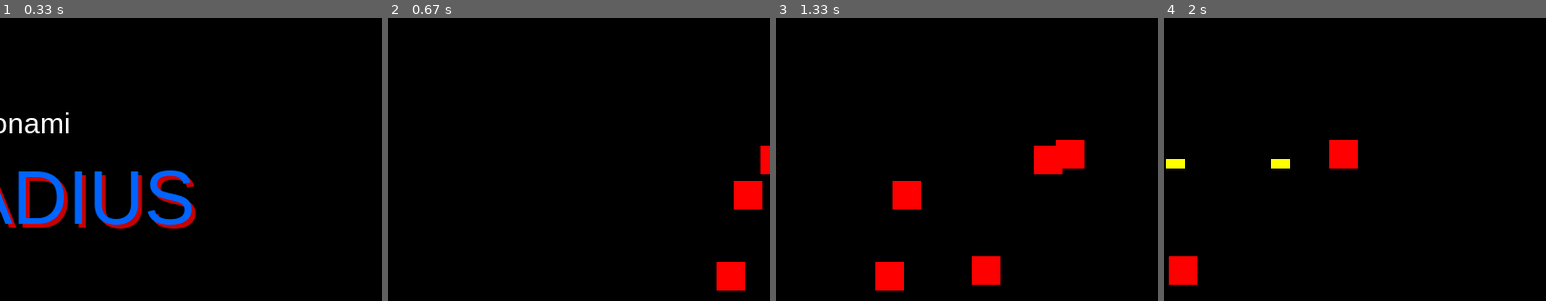
Above: before the commit, frames 1-4 (left to right).
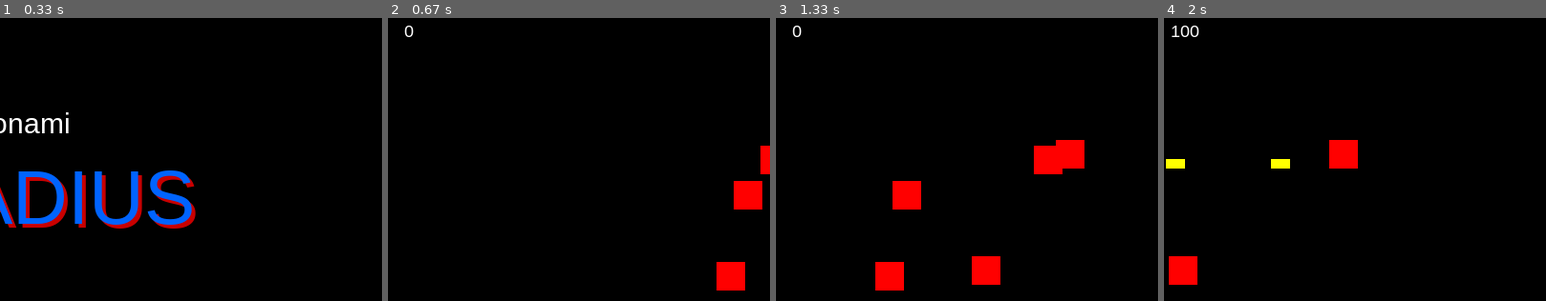
Above: after the commit, the same moments.

Repository: renk0n/Pygame-Playground
Game: pygame game, started from main.py
The game is run twice, just before and just after one commit, with the same random seed, the same clock (stepped at 60 frames per second) and the same inputs.
Inputs:
- Up to frame 1 (0.33 s): no input
- Up to frame 2 (0.67 s): tap Enter at 0.33 s
- Up to frame 3 (1.33 s): hold Up 0.67-1.13 s; hold Right from 1.17 s (still down); tap Space at 1.23 s
- Up to frame 4 (2 s): tap Space at 1.53, 1.73 s; release Right at 1.63 s; hold Left from 1.67 s (still down)
The pictures show only the part of the screen within x 47-97%, y 0-50%; the shares and areas given below are measured in that part.

Frame 1 is identical in both runs. In frame 2, less than 0.1% of the frame differs, in the area x 4-7%, y 2-7%; in frame 3, less than 0.1%; in frame 4, 0.2%, in the area x 2-10%, y 2-7%.

Commit message:
スコアの追加

Diff:
--- a/main.py
+++ b/main.py
@@ -2,6 +2,8 @@
 import sys
 from settings import *
 from sprites import Player, Enemy, Bullet
+
+# 文字描画関数
 
 
 def draw_text(screen, text, size, x, y, color=WHITE):
@@ -12,18 +14,14 @@
     text_rect.midtop = (x, y)
     screen.blit(text_surface, text_rect)
 
-# スタート画面関数（戻り値で選んだモードを返すように変更）
+# スタート画面
 
 
 def show_start_screen(screen):
-    # メニューの選択状態（0: 1P, 1: 2P）
     selected_index = 0
-
     waiting = True
     while waiting:
         screen.fill(BLACK)
-
-        # --- タイトル描画 ---
         draw_text(screen, "Konami", 30, WIDTH // 2, HEIGHT // 6, WHITE)
         draw_text(screen, "GRADIUS", 80, WIDTH //
                   2 + 4, HEIGHT // 4 + 4, (200, 0, 0))
@@ -34,8 +32,6 @@
         draw_text(screen, "HI  0050000", 25, WIDTH //
                   2, HEIGHT // 2 + 40, (255, 100, 100))
 
-        # --- メニュー項目描画 ---
-        # 選ばれている方は白、選ばれていない方は灰色にする演出
         color_1p = WHITE if selected_index == 0 else (100, 100, 100)
         color_2p = WHITE if selected_index == 1 else (100, 100, 100)
 
@@ -43,39 +39,24 @@
         draw_text(screen, "2 PLAYERS", 30, WIDTH //
                   2, HEIGHT * 3 / 4 + 40, color_2p)
 
-        # --- 矢印（カーソル）の描画 ---
-        # 基準となるY座標（1 PLAYERの横）
-        base_y = HEIGHT * 3 / 4 + 10
-        # 2 PLAYERなら 40px 下にずらす
-        cursor_y = base_y + (40 * selected_index)
-
+        cursor_y = (HEIGHT * 3 / 4 + 10) + (40 * selected_index)
         cursor_x = WIDTH // 2 - 100
-
-        # 三角形を描く
-        pygame.draw.polygon(screen, WHITE, [
-            (cursor_x, cursor_y),
-            (cursor_x, cursor_y + 20),
-            (cursor_x + 20, cursor_y + 10)
-        ])
+        pygame.draw.polygon(screen, WHITE, [(
+            cursor_x, cursor_y), (cursor_x, cursor_y + 20), (cursor_x + 20, cursor_y + 10)])
 
         pygame.display.flip()
 
-        # --- キー入力処理 ---
         for event in pygame.event.get():
             if event.type == pygame.QUIT:
                 pygame.quit()
                 sys.exit()
-
             if event.type == pygame.KEYDOWN:
-                # 上キーまたは下キーで選択を切り替え
                 if event.key == pygame.K_UP:
-                    selected_index = 0  # 1Pへ
+                    selected_index = 0
                 if event.key == pygame.K_DOWN:
-                    selected_index = 1  # 2Pへ
-
-                # 決定キー
+                    selected_index = 1
                 if event.key == pygame.K_SPACE or event.key == pygame.K_RETURN:
-                    return selected_index  # 選んだ番号（0か1）を返して終了
+                    return selected_index
 
 
 def main():
@@ -86,20 +67,17 @@
 
     game_running = True
     while game_running:
-        # スタート画面を表示し、プレイヤーの選択結果を受け取る
-        # mode は 0 (1P) か 1 (2P) になる
         mode = show_start_screen(screen)
 
-        # 現状はどちらを選んでも同じゲームが始まりますが
-        # ここで if mode == 1: などとすれば2Pモードへの分岐が可能です
-
-        # --- ゲーム本編の準備 ---
+        # --- ゲーム開始準備 ---
         all_sprites = pygame.sprite.Group()
         mobs = pygame.sprite.Group()
         bullets = pygame.sprite.Group()
-
         player = Player(all_sprites, bullets)
         all_sprites.add(player)
+
+        # ★スコア変数を初期化
+        score = 0
 
         def new_mob():
             m = Enemy()
@@ -109,7 +87,7 @@
         for i in range(8):
             new_mob()
 
-        # --- ゲームプレイ ---
+        # --- ゲーム本編ループ ---
         run_level = True
         while run_level:
             clock.tick(FPS)
@@ -124,16 +102,24 @@
 
             all_sprites.update()
 
+            # ★敵と弾の衝突判定
             hits = pygame.sprite.groupcollide(mobs, bullets, True, True)
             for hit in hits:
-                new_mob()
+                score += 100  # ★100点加算
+                new_mob()     # 敵を補充
 
+            # 敵とプレイヤーの衝突判定
             hits = pygame.sprite.spritecollide(player, mobs, False)
             if hits:
-                run_level = False
+                run_level = False  # ゲームオーバー
 
+            # 描画
             screen.fill(BLACK)
             all_sprites.draw(screen)
+
+            # ★スコア表示 (画面上部中央)
+            draw_text(screen, str(score), 18, WIDTH // 2, 10, WHITE)
+
             pygame.display.flip()
 
     pygame.quit()
